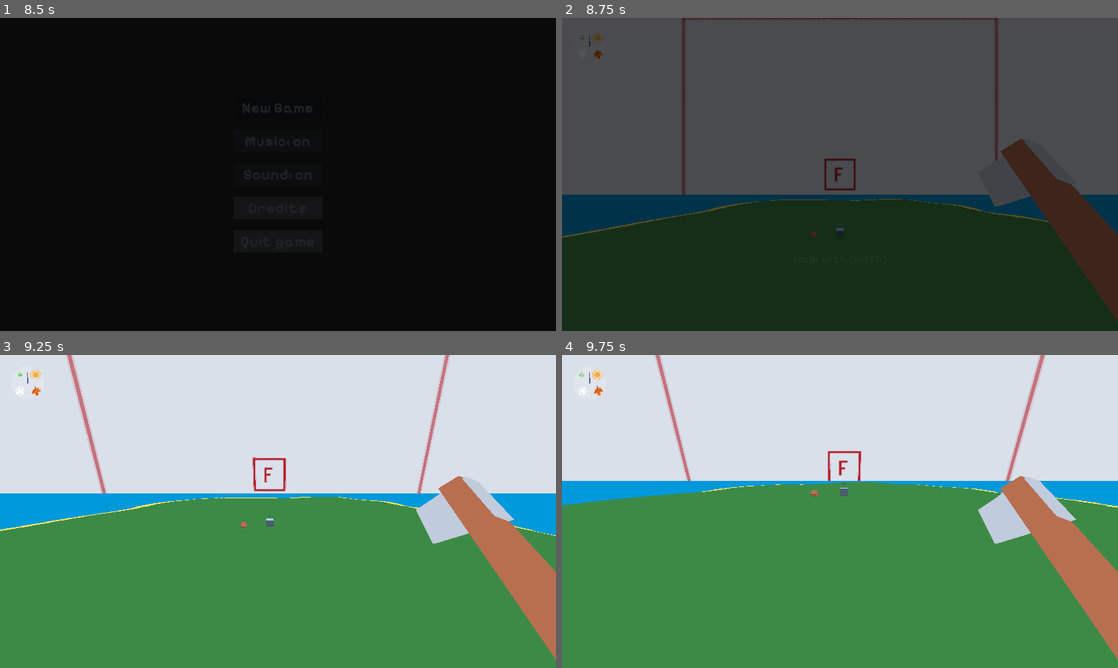
Above: before the commit, frames 1-4 (two rows, left to right).
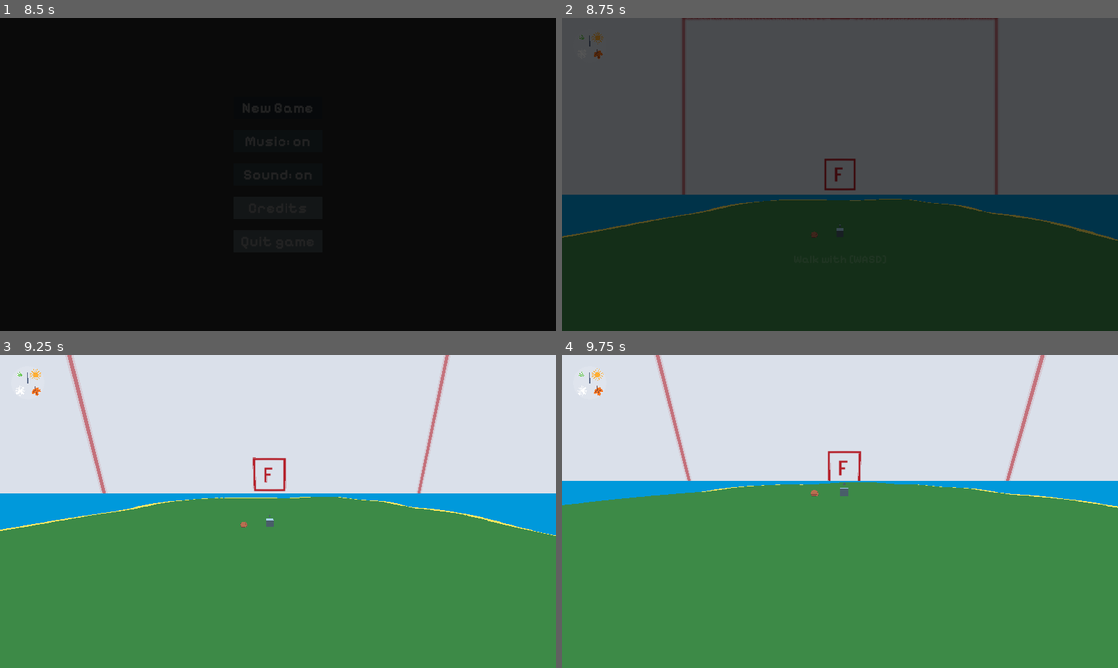
Above: after the commit, the same moments.

Repository: dzejpi/natura
Game: Godot game, scene res://scenes/game_scenes/SplashScene.tscn
Two runs of this game, one before a commit and one after it. Both use one fixed random seed, a clock stepped at 60 frames per second and the inputs below.
Inputs (mouse positions are in pixels of both pictures, inside the frame that each line leads up to):
- Up to frame 1 (8.5 s): move the mouse to (400, 158) at 0.52 s; hold D (move_right) 0.53-1.28 s; tap E (dialog_end) every 2.25 s from 0.6 to 7.35 s; click (400, 158) at 0.67 s; tap Space (move_jump) at 0.77, 1.52, 3.02, 3.77, 4.52, 5, 6.02, 6.77, 7.52 s; move the mouse to (166, 190) at 1.27 s; hold S (move_down) 1.28-2.03 s; tap Ctrl (move_crouch) at 1.35, 5.85 s; tap Enter at 2, 5.75 s; move the mouse to (333, 105) at 2.02 s; hold D (move_right) 2.03-2.78 s; hold Shift (move_sprint) 2.03-2.78 s; move the mouse to (250, 237) at 2.77 s; hold W (move_up) 2.78-3.53 s; click (250, 237) at 2.92 s; move the mouse to (444, 221) at 3.52 s; hold Ctrl (move_crouch) 3.53-4.28 s; hold A (move_left) 3.53-5.03 s; move the mouse to (111, 127) at 4.27 s; tap Shift (move_sprint) at 4.35 s; move the mouse to (305, 174) at 5.02 s; hold S (move_down) 5.03-5.78 s; click (305, 174) at 5.17 s; move the mouse to (194, 96) at 5.77 s; hold D (move_right) 5.78-6.53 s; move the mouse to (400, 158) at 6.52 s; hold W (move_up) 6.53-7.28 s; hold Shift (move_sprint) 6.53-7.28 s; move the mouse to (166, 190) at 7.27 s; hold D (move_right) 7.28-8 s; click (166, 190) at 7.42 s; click "New Game" at 8 s
- Up to frame 2 (8.75 s): no input
- Up to frame 3 (9.25 s): move the mouse to (289, 505) at 8.77 s; hold W (move_up) from 8.78 s (still down); hold Ctrl (move_crouch) from 8.78 s (still down)
- Up to frame 4 (9.75 s): move the mouse to (834, 517) at 9.52 s; release W (move_up) at 9.53 s; release Ctrl (move_crouch) at 9.53 s; hold A (move_left) from 9.53 s (still down); tap Shift (move_sprint) at 9.6 s

Frame 1 is identical in both runs. In frame 2, 4.1% of the frame differs, in the area x 76-100%, y 38-98%; in frame 3, 5.1%, in the area x 74-100%, y 38-98%; in frame 4, 5.1%.

Commit message:
Player is now detecting which inventory item is selected. For now, hiding and showing axe works, more to come.

Diff:
--- a/scenes/player/PlayerScene.tscn
+++ b/scenes/player/PlayerScene.tscn
@@ -102,7 +102,7 @@
 
 [node name="PlayerHands" type="Spatial" parent="PlayerHead"]
 
-[node name="Spatial" parent="PlayerHead/PlayerHands" instance=ExtResource( 12 )]
+[node name="Axe" parent="PlayerHead/PlayerHands" instance=ExtResource( 12 )]
 transform = Transform( 0.139577, -0.463899, 0.874824, 0.78503, 0.590312, 0.187778, -0.603528, 0.660553, 0.446569, 0.936012, -0.833546, -0.388256 )
 
 [node name="CollisionBodyCapsule" type="CollisionShape" parent="."]
--- a/scripts/player/PlayerScript.gd
+++ b/scripts/player/PlayerScript.gd
@@ -10,12 +10,16 @@
 
 onready var animation_player = $PlayerHead/PlayerCamera/AnimationPlayer
 onready var player_camera = $PlayerHead/PlayerCamera
+
+onready var axe = $PlayerHead/PlayerHands/Axe
 
 # UI
 onready var player_ui = $UI/PlayerUI
 onready var tooltip = $UI/PlayerUI/Tooltip
 onready var season_sprite = $UI/PlayerUI/SeasonUINode/SeasonSprite
 
+onready var inventory = $UI/PlayerUI/Inventory
+
 var is_game_over = false
 var is_game_won = false
 
@@ -43,6 +47,7 @@
 var is_paused = false
 
 var inventory_item_selected = 0
+var current_inventory_item = 2
 
 # Name of the observed object for debugging purposes
 var observed_object = ""
@@ -57,6 +62,7 @@
 	Input.set_mouse_mode(Input.MOUSE_MODE_CAPTURED)
 	transition_overlay.fade_out()
 	check_game_end()
+	check_inventory_changes()
 	tooltip.set_tooltip("Walk with [WASD]", "move_up")
 
 
@@ -84,6 +90,7 @@
 func _process(_delta):
 	check_game_end()
 	check_pause_update()
+	check_inventory_changes()
 
 	# If player is looking at something
 	if ray.is_colliding():
@@ -213,3 +220,32 @@
 
 func change_fov(player_current_fov):
 	player_camera.fov = player_current_fov
+
+
+func check_inventory_changes():
+	if current_inventory_item != inventory.selected_item:
+		current_inventory_item = inventory.selected_item
+
+		axe.hide()
+
+		match(current_inventory_item):
+			0:
+				pass
+			1:
+				axe.show()
+			2:
+				pass
+			3:
+				pass
+			4:
+				pass
+			5:
+				pass
+			6:
+				pass
+			7:
+				pass
+			8:
+				pass
+			9:
+				pass
